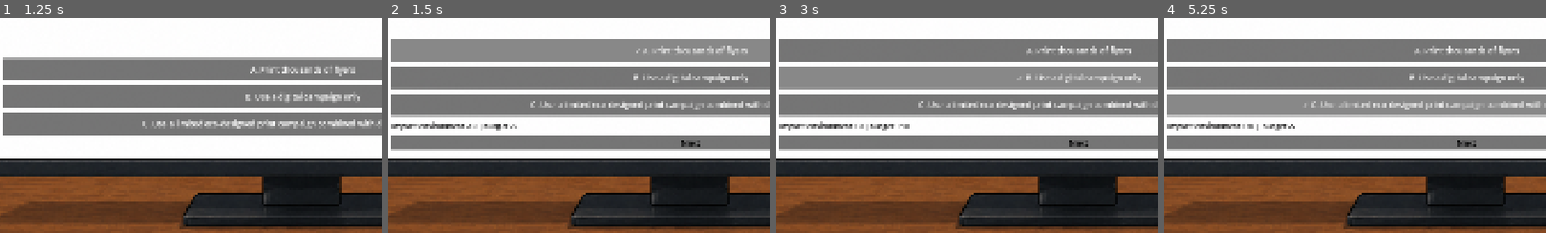
Above: before the commit, frames 1-4 (left to right).
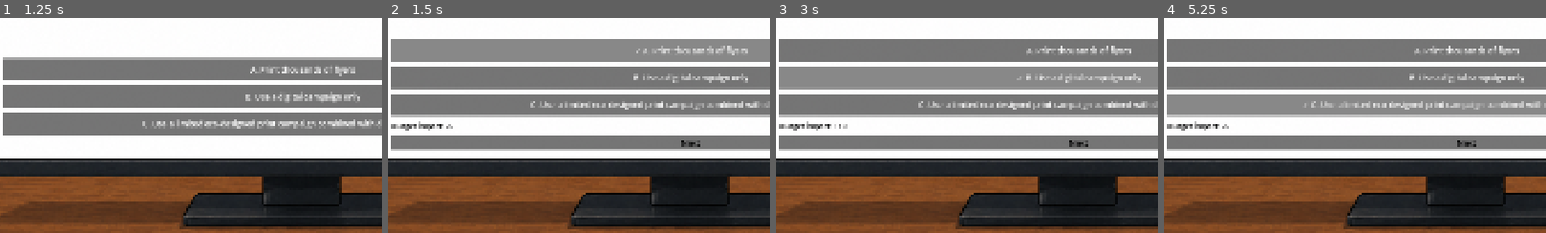
Above: after the commit, the same moments.

Repository: Leopold-Wahlbeck/Green-Cio
Game: Godot game, scene res://scenes/main.tscn
Same seed, same stepped clock (60 frames per second), same inputs: the game is played once before the commit and once after it. This scene is started directly instead of the project's main scene.
Inputs (mouse positions are % of the whole screen's width and height, from its top left):
- Up to frame 1 (1.25 s): click (23, 83) at 0.5 s
- Up to frame 2 (1.5 s): click "A. Print thousands of flyers" at 1.25 s
- Up to frame 3 (3 s): click "✓ A. Print thousands of flyers" at 2 s; click "B. Use a digital campaign only" at 2.75 s
- Up to frame 4 (5.25 s): click "✓ B. Use a digital campaign o…" at 3.5 s; click "✓ B. Use a digital campaign o…" at 4.25 s; click "C. Use a limited eco-designed…" at 5 s
The pictures show only the part of the screen within x 10-60%, y 44-94%; the shares and areas given below are measured in that part.

Frame 1 is identical in both runs. In frame 2, 0.6% of the frame differs, in the area x 2-34%, y 48-53%; in frame 3, 0.6%; in frame 4, 0.6%, in the area x 2-35%, y 48-53%.

Commit message:
Removed environment indicator
Removed the environment indicator in order to make a incentive to do research reather than basing choices on that.

Diff:
--- a/scenes/main.tscn
+++ b/scenes/main.tscn
@@ -124,7 +124,6 @@
 flat = true
 
 [node name="ScreenArea" type="Control" parent="." unique_id=927370305]
-visible = false
 anchors_preset = 0
 
 [node name="VBoxContainer" type="VBoxContainer" parent="ScreenArea" unique_id=167584142]
--- a/scripts/Main.gd
+++ b/scripts/Main.gd
@@ -275,9 +275,7 @@
 	var money_change := int(impact.get("money", 0))
 
 	# Visa preview (men ändra INTE GameState)
-	feedback_label.text = "Impact: environment %s%d | budget %s%d" % [
-		format_signed_value(environment_change),
-		abs(environment_change),
+	feedback_label.text = "Budget impact: %s%d" % [
 		format_signed_value(money_change),
 		abs(money_change),
 	]
